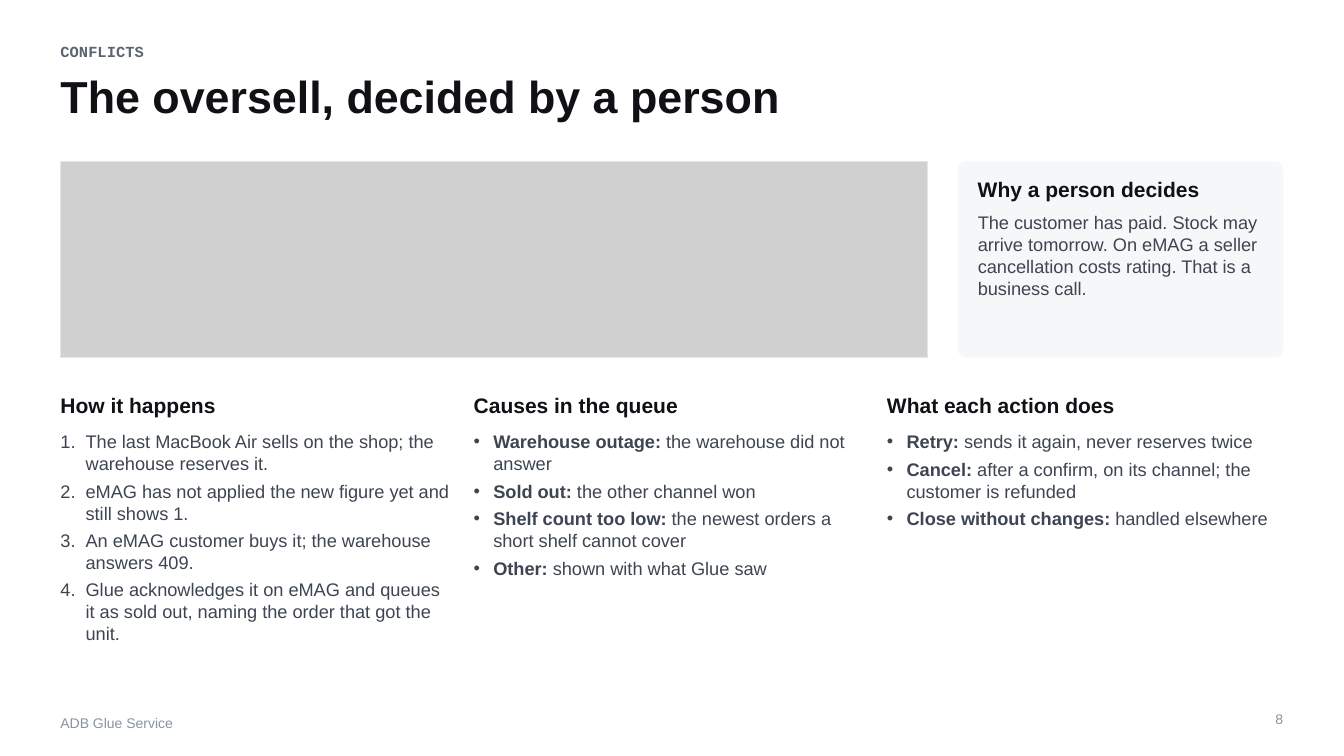
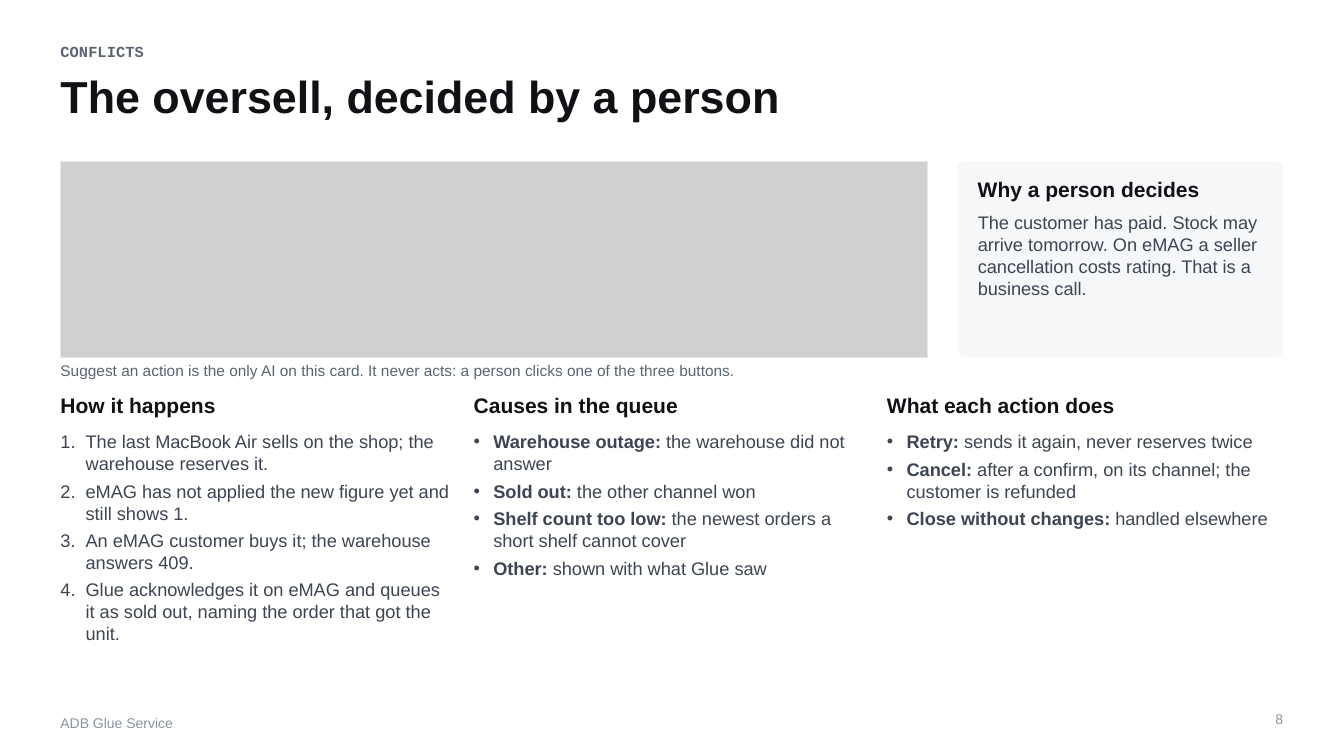
Before and after one commit to PantelimonGulie/adb-glue-service, a slide deck: slide 8 of docs/presentation/ADB-Glue-Service.pptx. Drawn at 1344x756 pixels with LibreOffice and Linux fonts; fonts in the diff are those of the drawing; grey boxes stand for pictures. Boxes give left, top, right and bottom in pixels: in the first picture for what was removed or moved away, otherwise in the second. Text is boxed around its words. In the diff, an @@ line names an element or a change of style, - is before the commit and + after.

```diff
--- a/docs/presentation/ADB-Glue-Service.pptx
+++ b/docs/presentation/ADB-Glue-Service.pptx
@@ text added at bbox=[60, 365, 734, 379], 11 pt, text #5B6472 @@
+Suggest an action is the only AI on this card. It never acts: a person clicks one of the three buttons.
```
Also in this commit, not shown: 8 other slides changed, 1 slide added, 1 slide removed, 29 other files.
